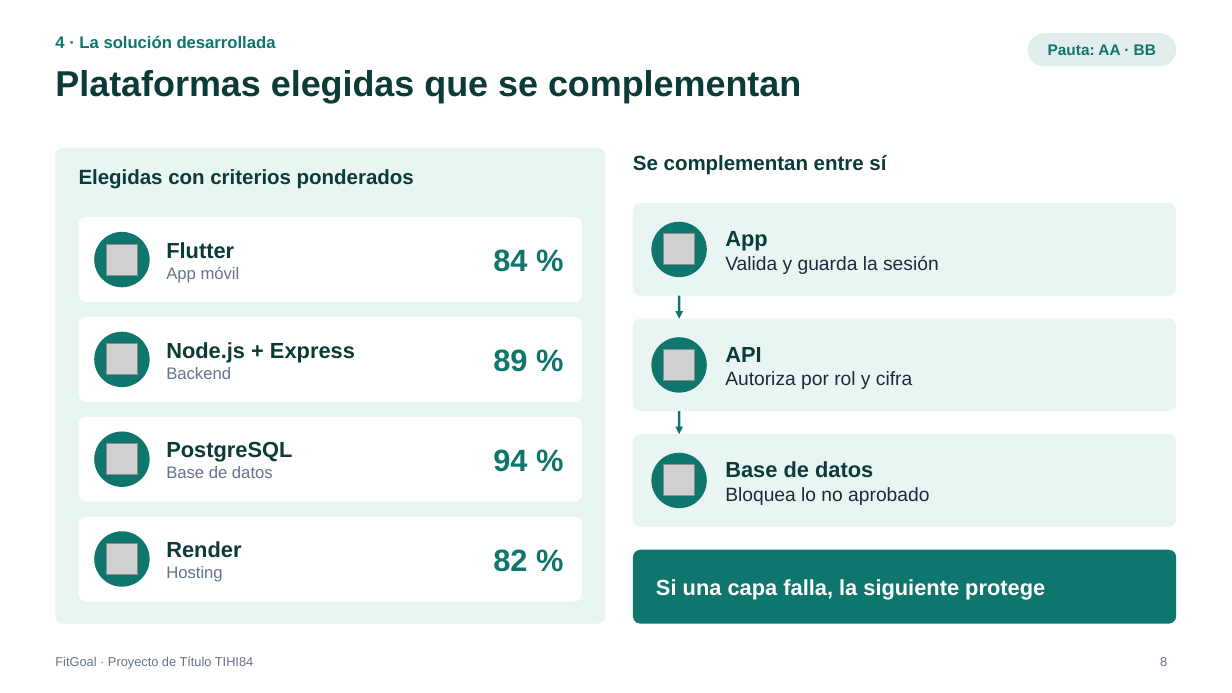
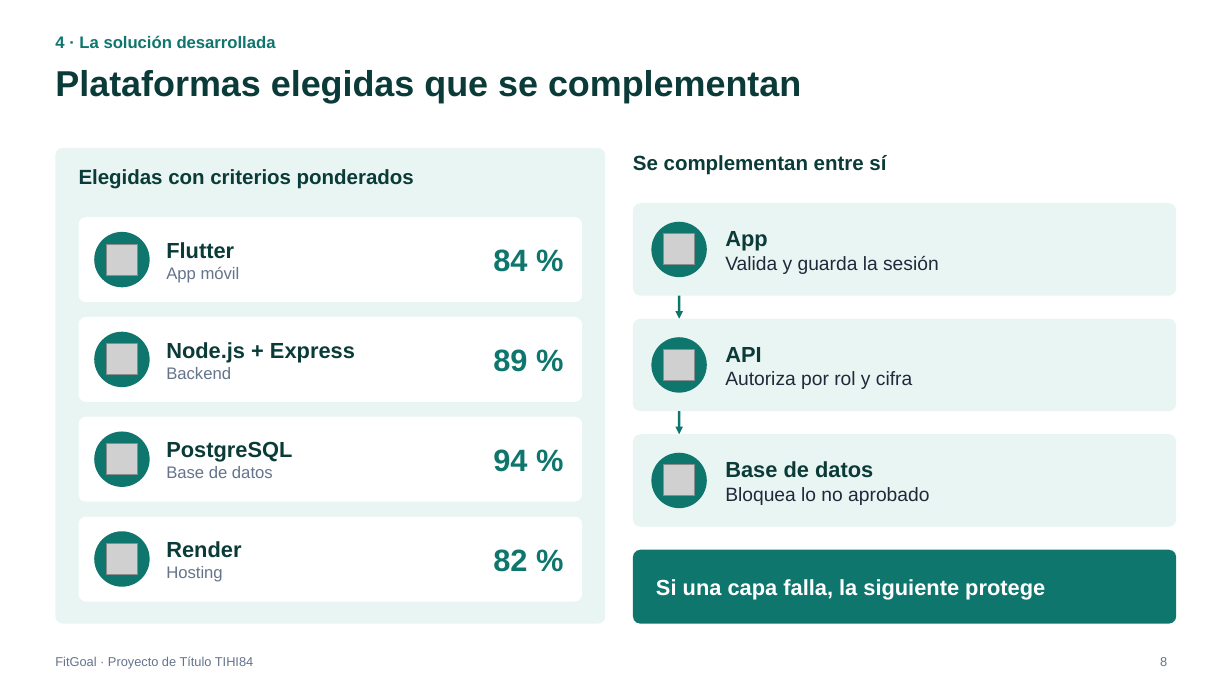
Before and after one commit to VicenteEgana/Fitgoal, a slide deck: slide 8 of docs/TIHI84_U3_Presentacion_FitGoal.pptx. Drawn at 1232x693 pixels with LibreOffice and Linux fonts; fonts in the diff are those of the drawing; grey boxes stand for pictures. Boxes give left, top, right and bottom in pixels: in the first picture for what was removed or moved away, otherwise in the second. Text is boxed around its words. In the diff, an @@ line names an element or a change of style, - is before the commit and + after.

```diff
--- a/docs/TIHI84_U3_Presentacion_FitGoal.pptx
+++ b/docs/TIHI84_U3_Presentacion_FitGoal.pptx
@@ rounded rectangle removed at [1028, 33, 1177, 67] @@
-Pauta: AA · BB
```
Also in this commit, not shown: 12 other slides changed, 5 slides added.
